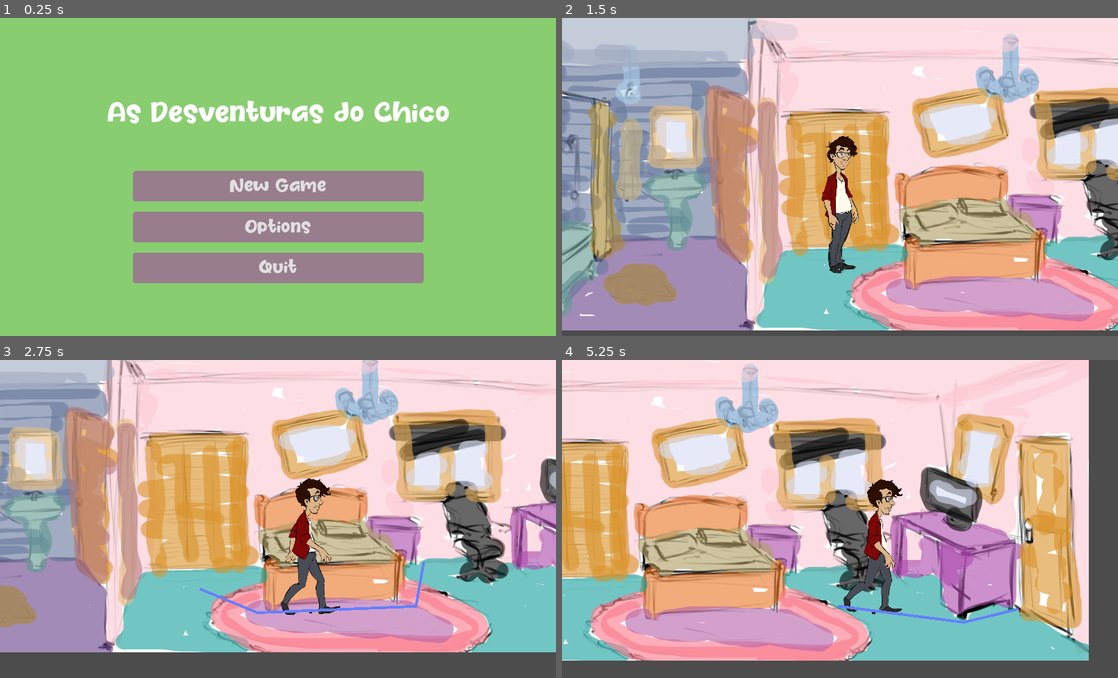
Above: before the commit, frames 1-4 (two rows, left to right).
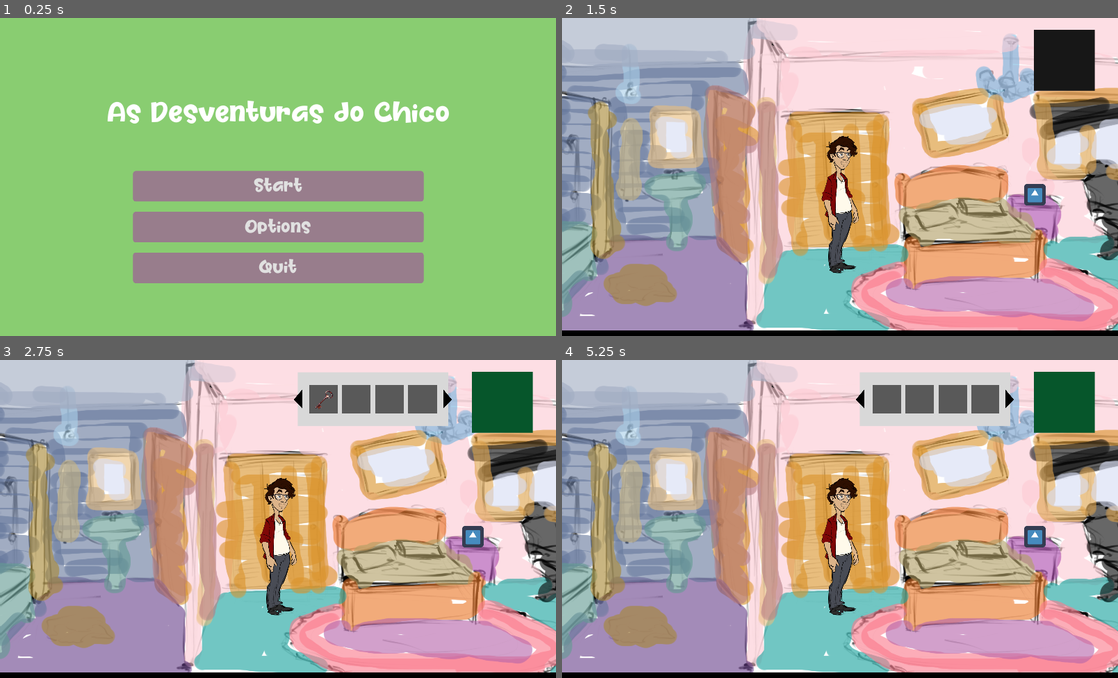
Above: after the commit, the same moments.

Repository: LFAFM/godot-project
Game: Godot game, scene res://Menu.tscn
The game is run twice, just before and just after one commit, with the same random seed, the same clock (stepped at 60 frames per second) and the same inputs. The engine's default icon, where the game draws it, is replaced by a stand-in: a white triangle on a blue panel in a dark square.
Inputs (mouse positions are in pixels of both pictures, inside the frame that each line leads up to):
- Up to frame 1 (0.25 s): no input
- Up to frame 2 (1.5 s): click "Options" at 0.5 s; click "New Game" (after the commit: "Start") at 1.25 s
- Up to frame 3 (2.75 s): click (500, 401) at 2.02 s
- Up to frame 4 (5.25 s): click (862, 398) at 2.77 s; click (1006, 398) at 3.52 s; click (1062, 401) at 4.27 s; click (1062, 401) at 5.02 s

The runs differ from the first frame. In frame 1, 0.4% of the frame differs, in the area x 41-59%, y 50-55%; in frame 2, 4.1%; in frame 3, 81%; in frame 4, 89%, in the area x 0-100%, y 0-100%.

Commit message:
[NEW] New Interactions
[ADD] Quit button Interaction
[ADD] Options button Interaction
[FIX] Camera Movement
[FIX] Inventory Display
[NEW] Interaction Scene + Code

Diff:
--- a/Control.tscn
+++ b/Control.tscn
@@ -1,8 +1,10 @@
-[gd_scene load_steps=13 format=2]
+[gd_scene load_steps=18 format=2]
 
 [ext_resource path="res://player/Run-hero01_003.png" type="Texture" id=1]
 [ext_resource path="res://player/Run-hero01_001.png" type="Texture" id=2]
 [ext_resource path="res://player/Run-hero01_002.png" type="Texture" id=3]
+[ext_resource path="res://scenes/Inventory.tscn" type="PackedScene" id=4]
+[ext_resource path="res://icon.png" type="Texture" id=5]
 [ext_resource path="res://player/Run-hero01_005.png" type="Texture" id=7]
 [ext_resource path="res://player/Run-hero01_004.png" type="Texture" id=10]
 [ext_resource path="res://scripts/Player_Motion.gd" type="Script" id=15]
@@ -18,6 +20,11 @@
 "name": "idle",
 "speed": 2.0
 }, {
+"frames": [ ExtResource( 21 ) ],
+"loop": true,
+"name": "interact",
+"speed": 5.0
+}, {
 "frames": [ ExtResource( 2 ), ExtResource( 3 ), ExtResource( 1 ), ExtResource( 10 ), ExtResource( 7 ) ],
 "loop": true,
 "name": "move",
@@ -29,6 +36,89 @@
 polygons = [ PoolIntArray( 0, 1, 2, 3, 4, 5, 6 ), PoolIntArray( 7, 8, 9, 10, 11 ), PoolIntArray( 5, 12, 13, 14 ), PoolI …(241 unchanged characters)…
 outlines = [ PoolVector2Array( 138, 589, 254, 426, 330, 427, 340, 453, 378, 453, 384, 424, 438, 421, 507, 513, 532, 513 …(206 unchanged characters)…
 
+[sub_resource type="RectangleShape2D" id=3]
+extents = Vector2( 20, 20 )
+
+[sub_resource type="Animation" id=4]
+length = 0.001
+tracks/0/type = "value"
+tracks/0/path = NodePath(".:position")
+tracks/0/interp = 1
+tracks/0/loop_wrap = true
+tracks/0/imported = false
+tracks/0/enabled = true
+tracks/0/keys = {
+"times": PoolRealArray( 0 ),
+"transitions": PoolRealArray( 1 ),
+"update": 0,
+"values": [ Vector2( 0, 0 ) ]
+}
+tracks/1/type = "value"
+tracks/1/path = NodePath(".:rotation_degrees")
+tracks/1/interp = 1
+tracks/1/loop_wrap = true
+tracks/1/imported = false
+tracks/1/enabled = true
+tracks/1/keys = {
+"times": PoolRealArray( 0 ),
+"transitions": PoolRealArray( 1 ),
+"update": 0,
+"values": [ 0.0 ]
+}
+tracks/2/type = "value"
+tracks/2/path = NodePath(".:scale")
+tracks/2/interp = 1
+tracks/2/loop_wrap = true
+tracks/2/imported = false
+tracks/2/enabled = true
+tracks/2/keys = {
+"times": PoolRealArray( 0 ),
+"transitions": PoolRealArray( 1 ),
+"update": 0,
+"values": [ Vector2( 0.625, 0.625 ) ]
+}
+
+[sub_resource type="Animation" id=5]
+resource_name = "interact"
+length = 1.6
+step = 3.003
+tracks/0/type = "value"
+tracks/0/path = NodePath(".:position")
+tracks/0/interp = 1
+tracks/0/loop_wrap = true
+tracks/0/imported = false
+tracks/0/enabled = true
+tracks/0/keys = {
+"times": PoolRealArray( 0 ),
+"transitions": PoolRealArray( 1 ),
+"update": 0,
+"values": [ Vector2( 0, 0 ) ]
+}
+tracks/1/type = "value"
+tracks/1/path = NodePath(".:rotation_degrees")
+tracks/1/interp = 1
+tracks/1/loop_wrap = true
+tracks/1/imported = false
+tracks/1/enabled = true
+tracks/1/keys = {
+"times": PoolRealArray( 0, 0.05, 0.3, 0.5, 1.2 ),
+"transitions": PoolRealArray( 1, 2.21914, 1, 1, 1 ),
+"update": 0,
+"values": [ 0.0, -10.0, 10.0, -10.0, 0.0 ]
+}
+tracks/2/type = "value"
+tracks/2/path = NodePath(".:scale")
+tracks/2/interp = 1
+tracks/2/loop_wrap = true
+tracks/2/imported = false
+tracks/2/enabled = true
+tracks/2/keys = {
+"times": PoolRealArray( 0, 0.8, 1, 1.2 ),
+"transitions": PoolRealArray( 1, 1, 3.73214, 0.392291 ),
+"update": 0,
+"values": [ Vector2( 0.625, 0.625 ), Vector2( 0.525, 0.525 ), Vector2( 0.825, 0.825 ), Vector2( 0.625, 0.625 ) ]
+}
+
 [node name="Control" type="Node2D"]
 script = ExtResource( 16 )
 
@@ -37,7 +127,7 @@
 scale = Vector2( 0.159231, 0.159231 )
 z_index = 1
 frames = SubResource( 1 )
-animation = "idle"
+animation = "interact"
 offset = Vector2( 0, -740 )
 script = ExtResource( 15 )
 speed = 300
@@ -74,3 +164,30 @@
 
 [node name="NavigationPolygonInstance" type="NavigationPolygonInstance" parent="Navigation2D"]
 navpoly = SubResource( 2 )
+
+[node name="UI" type="CanvasLayer" parent="."]
+
+[node name="Inventory" parent="UI" instance=ExtResource( 4 )]
+position = Vector2( 549, 14 )
+scale = Vector2( 0.3, 0.3 )
+z_index = 4
+z_as_relative = false
+
+[node name="InteractionsObjects" type="Area2D" parent="."]
+
+[node name="CollisionShape2D" type="CollisionShape2D" parent="InteractionsObjects"]
+position = Vector2( 1034, 340 )
+shape = SubResource( 3 )
+
+[node name="Sprite" type="Sprite" parent="InteractionsObjects/CollisionShape2D"]
+scale = Vector2( 0.625, 0.625 )
+texture = ExtResource( 5 )
+
+[node name="AnimationPlayer" type="AnimationPlayer" parent="InteractionsObjects/CollisionShape2D/Sprite"]
+anims/RESET = SubResource( 4 )
+anims/interact = SubResource( 5 )
+
+[node name="Position2D" type="Position2D" parent="InteractionsObjects/CollisionShape2D"]
+position = Vector2( 60, 86 )
+
+[connection signal="input_event" from="InteractionsObjects" to="." method="_on_InteractionsObjects_input_event"]
--- a/Menu.gd
+++ b/Menu.gd
@@ -1,8 +1,16 @@
 extends Node2D
-
 
 export var mainGameScene : PackedScene
 
+func _ready():
+	$MarginContainer/VBoxContainer/VBoxContainer/MarginContainer.grab_focus()
 
 func _on_NewGame_Button_button_up():
 	get_tree().change_scene(mainGameScene.resource_path)
+
+func _on_Options_Button_pressed():
+	var options = load("res://Menu/Options.tscn").instance() # Replace with function body.
+	get_tree().current_scene.add_child(options)
+
+func _on_Quit_Button_pressed():
+	get_tree().quit() # Replace with function body.
--- a/Menu.tscn
+++ b/Menu.tscn
@@ -1,8 +1,10 @@
-[gd_scene load_steps=9 format=2]
+[gd_scene load_steps=11 format=2]
 
 [ext_resource path="res://Honey Silk.ttf" type="DynamicFontData" id=1]
 [ext_resource path="res://Menu.gd" type="Script" id=2]
 [ext_resource path="res://Control.tscn" type="PackedScene" id=3]
+[ext_resource path="res://ui/buttons/Quit_Button.gd" type="Script" id=4]
+[ext_resource path="res://scenes/Options.tscn" type="PackedScene" id=5]
 
 [sub_resource type="DynamicFont" id=1]
 size = 45
@@ -85,6 +87,7 @@
 margin_left = 50.0
 margin_right = 602.0
 margin_bottom = 57.0
+focus_neighbour_top = NodePath("../../MarginContainer3/Quit_Button")
 focus_mode = 0
 size_flags_horizontal = 3
 size_flags_vertical = 3
@@ -92,7 +95,7 @@
 custom_styles/hover = SubResource( 3 )
 custom_styles/pressed = SubResource( 4 )
 custom_styles/normal = SubResource( 5 )
-text = "New Game"
+text = "Start"
 
 [node name="MarginContainer2" type="MarginContainer" parent="MarginContainer/VBoxContainer/VBoxContainer"]
 margin_top = 77.0
@@ -103,18 +106,7 @@
 custom_constants/margin_right = 50
 custom_constants/margin_left = 50
 
-[node name="Options_Button" type="Button" parent="MarginContainer/VBoxContainer/VBoxContainer/MarginContainer2"]
-margin_left = 50.0
-margin_right = 602.0
-margin_bottom = 57.0
-focus_mode = 0
-size_flags_horizontal = 3
-size_flags_vertical = 3
-custom_fonts/font = SubResource( 2 )
-custom_styles/hover = SubResource( 3 )
-custom_styles/pressed = SubResource( 4 )
-custom_styles/normal = SubResource( 5 )
-text = "Options"
+[node name="Options_Button" parent="MarginContainer/VBoxContainer/VBoxContainer/MarginContainer2" instance=ExtResource( 5 )]
 
 [node name="MarginContainer3" type="MarginContainer" parent="MarginContainer/VBoxContainer/VBoxContainer"]
 margin_top = 154.0
@@ -129,6 +121,7 @@
 margin_left = 50.0
 margin_right = 602.0
 margin_bottom = 57.0
+focus_neighbour_bottom = NodePath("../../MarginContainer/NewGame_Button")
 focus_mode = 0
 size_flags_horizontal = 3
 size_flags_vertical = 3
@@ -137,5 +130,7 @@
 custom_styles/pressed = SubResource( 4 )
 custom_styles/normal = SubResource( 5 )
 text = "Quit"
+script = ExtResource( 4 )
 
 [connection signal="button_up" from="MarginContainer/VBoxContainer/VBoxContainer/MarginContainer/NewGame_Button" to="." method="_on_NewGame_Button_button_up"]
+[connection signal="pressed" from="MarginContainer/VBoxContainer/VBoxContainer/MarginContainer3/Quit_Button" to="." method="_on_Quit_Button_pressed"]
--- a/project.godot
+++ b/project.godot
@@ -39,4 +39,5 @@
 
 [rendering]
 
+environment/default_clear_color=Color( 0, 0, 0, 1 )
 environment/default_environment="res://default_env.tres"
--- a/scenes/Control.gd
+++ b/scenes/Control.gd
@@ -6,9 +6,12 @@
 onready var nav2D : Navigation2D = $Navigation2D
 onready var line2D : Line2D = $Line2D
 onready var Player : AnimatedSprite = $Player
-# Called when the node enters the scene tree for the first time.
-func _input(event):
-	if !Input.is_action_pressed("ui_leftMouseClick"):
+onready var InteractionObjects : Area2D = $InteractionsObjects
+
+func _unhandled_input(event):
+	if(!(event is InputEventMouseButton)):
+		return
+	if (Player.state == INTERACT):
 		return
 
 	var new_path = nav2D.get_simple_path(Player.get_global_position(), get_global_mouse_position())
@@ -17,7 +20,23 @@
 	line2D.points = new_path
 
 	Player.path = new_path
+	Player.is_going_to_interact = false
+
+
 	Player.change_state(MOVE)
 # Called every frame. 'delta' is the elapsed time since the previous frame.
 #func _process(delta):
 #	pass
+
+
+# warning-ignore:unused_argument
+# warning-ignore:unused_argument
+func _on_InteractionsObjects_input_event(viewport, event, shape_idx):
+	if !Input.is_action_pressed("ui_leftMouseClick"):
+		return
+
+	Player.is_going_to_interact = true
+	Player.interactable_object = InteractionObjects.get_child(shape_idx)
+
+	var new_path = nav2D.get_simple_path(Player.get_global_position(), InteractionObjects.get_child(shape_idx).destination)
+	Player.path = new_path
--- a/scenes/Inventory.tscn
+++ b/scenes/Inventory.tscn
@@ -44,21 +44,28 @@
 [node name="Inventory" type="Node2D"]
 
 [node name="InventoryButton" type="Button" parent="."]
-margin_left = 1259.0
-margin_top = 105.0
-margin_right = 1783.0
-margin_bottom = 623.0
+margin_left = 1063.0
+margin_top = -41.0
+margin_right = 1587.0
+margin_bottom = 477.0
 custom_styles/focus = SubResource( 12 )
 toggle_mode = true
 icon = ExtResource( 7 )
 flat = true
 script = ExtResource( 8 )
+__meta__ = {
+"_edit_use_anchors_": true
+}
 
 [node name="InventoryContainer" type="TextureRect" parent="."]
+visible = false
 margin_right = 40.0
 margin_bottom = 40.0
 texture = ExtResource( 1 )
 script = ExtResource( 6 )
+__meta__ = {
+"_edit_use_anchors_": true
+}
 
 [node name="LeftArrowButton" type="Button" parent="InventoryContainer"]
 margin_left = 8.0
@@ -244,7 +251,6 @@
 
 [node name="Camera2D" type="Camera2D" parent="."]
 position = Vector2( 870, 379 )
-current = true
 zoom = Vector2( 2, 2 )
 
 [connection signal="pressed" from="InventoryButton" to="InventoryContainer" method="_on_InventoryButton_pressed"]
--- /dev/null
+++ b/scenes/Options.tscn
@@ -0,0 +1,40 @@
+[gd_scene load_steps=6 format=2]
+
+[ext_resource path="res://Honey Silk.ttf" type="DynamicFontData" id=1]
+
+[sub_resource type="DynamicFont" id=2]
+size = 30
+font_data = ExtResource( 1 )
+
+[sub_resource type="StyleBoxFlat" id=3]
+bg_color = Color( 0.74902, 0.32549, 0.698039, 0.490196 )
+corner_radius_top_left = 5
+corner_radius_top_right = 5
+corner_radius_bottom_right = 5
+corner_radius_bottom_left = 5
+
+[sub_resource type="StyleBoxFlat" id=4]
+bg_color = Color( 0, 0, 0, 0.686275 )
+corner_radius_top_left = 5
+corner_radius_top_right = 5
+corner_radius_bottom_right = 5
+corner_radius_bottom_left = 5
+
+[sub_resource type="StyleBoxFlat" id=5]
+bg_color = Color( 0.686026, 0, 0.711914, 0.392157 )
+corner_radius_top_left = 5
+corner_radius_top_right = 5
+corner_radius_bottom_right = 5
+corner_radius_bottom_left = 5
+
+[node name="Options_Button" type="Button"]
+margin_left = 50.0
+margin_right = 602.0
+margin_bottom = 57.0
+size_flags_horizontal = 3
+size_flags_vertical = 3
+custom_fonts/font = SubResource( 2 )
+custom_styles/hover = SubResource( 3 )
+custom_styles/pressed = SubResource( 4 )
+custom_styles/normal = SubResource( 5 )
+text = "Options"
--- a/scripts/Player_Motion.gd
+++ b/scripts/Player_Motion.gd
@@ -115,4 +115,4 @@
 		INTERACT:
 			interactable_object.interact()
 			self.play("interact")
-			print("interact, yeayyy!")
+			print("interact, credous!")
--- /dev/null
+++ b/scripts/interactions/InteractionPickUp.gd
@@ -0,0 +1,16 @@
+extends Node
+
+# Declare member variable here. Examples:
+# var a = 2
+# var b = "text"
+onready var destination = get_node("Position2D").get_global_position()
+export var player_interaction_animation : String
+var interaction_type = "pickUp"
+onready var texture = get_node("Sprite").get_texture()
+export var RIGHT : bool
+var Inventory
+
+
+func interact():
+	print("i am interacting")
+	get_node("Sprite").get_node("AnimationPlayer").play("interact")
--- /dev/null
+++ b/scripts/interactions/InteractionTemplate.gd
@@ -0,0 +1,10 @@
+extends Node
+
+# Declare member variable here. Examples:
+# var a = 2
+# var b = "text"
+onready var destination = get_node("Position2D").get_global_position()
+
+func interact():
+	print("i am interacting")
+	get_node("Sprite").get_node("AnimationPlayer").play("interact")
--- a/scripts/ui/InventoryContainer.gd
+++ b/scripts/ui/InventoryContainer.gd
@@ -54,7 +54,7 @@
 
 func _input(event):
 	if(movable_item.visible):
-		movable_item.global_position = get_global_mouse_position() + Vector2(-60, -60)
+		movable_item.global_position = get_global_mouse_position() # Vector2(-60, -60)
 
 func activateSlots(var slot):
 	for h_slot in scrollContainer.get_node("HBoxContainer").get_children():
--- /dev/null
+++ b/ui/buttons/Quit_Button.gd
@@ -0,0 +1,5 @@
+extends Button
+
+func _physics_process(delta: float) -> void:
+	if is_pressed():
+		get_tree().quit()
